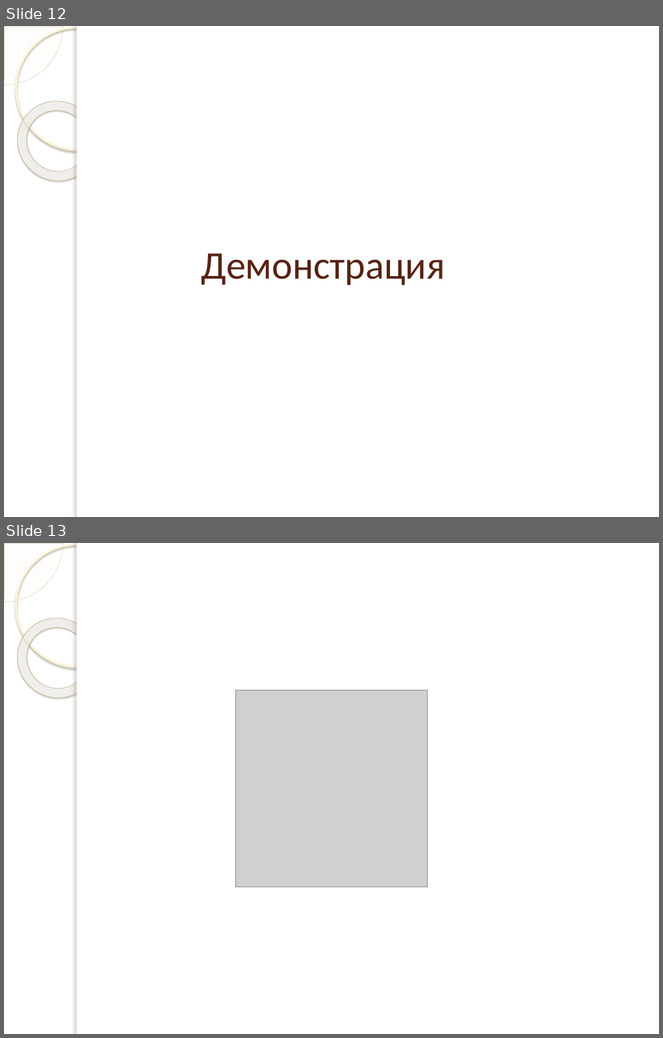
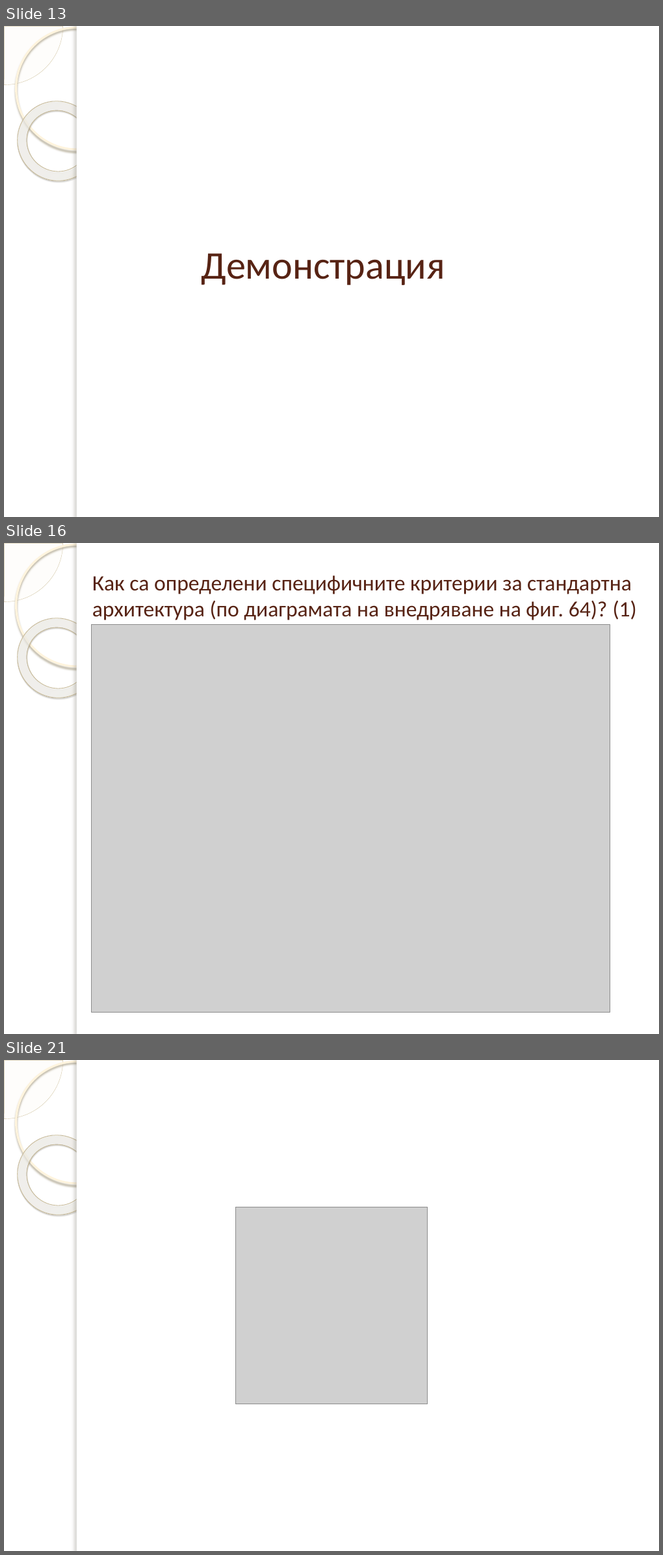
Before and after one commit to dmanev/ArchExtractor, a slide deck: ArchExtractor/doc/Presentation.pptx. Shown one above the other, each under a label of ours: slides 12 and 13 before the commit, slides 13, 16 and 21 after it; the slides between them are not shown. The pictures are 663x1038 and 663x1555 pixels, drawn with LibreOffice and Linux fonts; fonts in the diff are those of the drawing; grey boxes stand for pictures; background and template pictures are left out. Boxes give left, top, right and bottom in pixels: in the first picture for what was removed or moved away, otherwise in the second. Text is boxed around its words. In the diff, an @@ line names an element or a change of style, - is before the commit and + after.

```diff
--- a/ArchExtractor/doc/Presentation.pptx
+++ b/ArchExtractor/doc/Presentation.pptx
@@ slide 16 added at box(4, 543, 659, 1034), background picture (left out); not listed: 5 template elements that a slide beside it also shows @@
@@ title added at box(92, 575, 637, 620), 24 pt, text #572314 @@
+Как са определени специфичните критерии за стандартна архитектура (по диаграмата на внедряване на фиг. 64)? (1)
@@ picture added at box(91, 625, 610, 1013) @@
@@ what was slide 12 is now slide 13 @@
@@ what was slide 13 is now slide 21 @@
```
Also in this commit, not shown: 6 slides changed, 7 other slides added, 3 other files.
